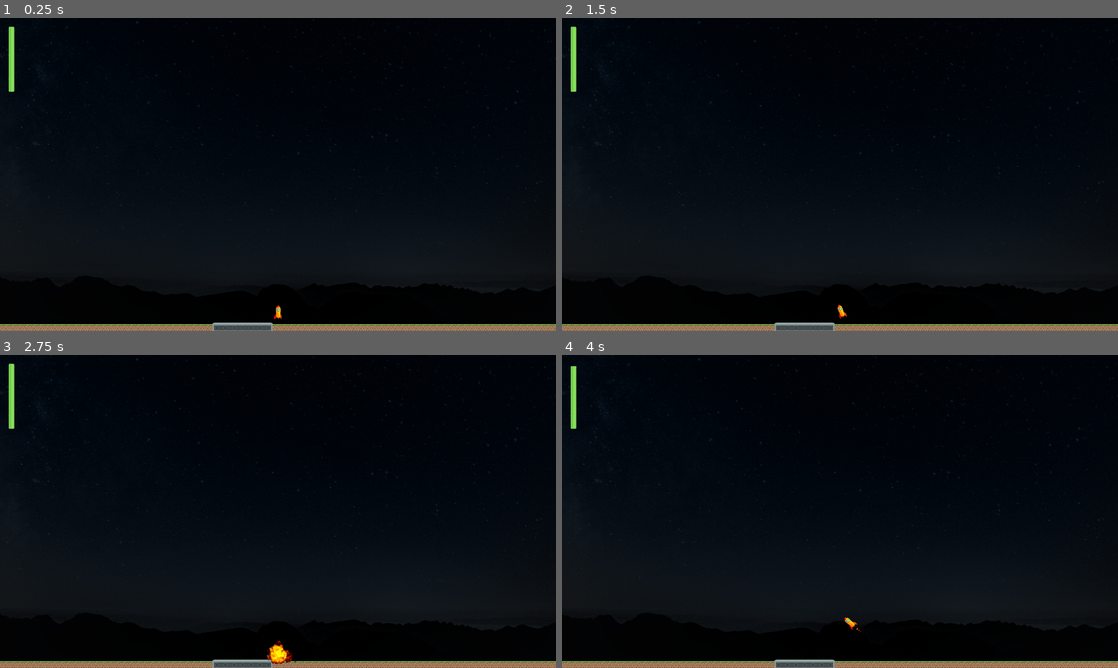
Above: before the commit, frames 1-4 (two rows, left to right).
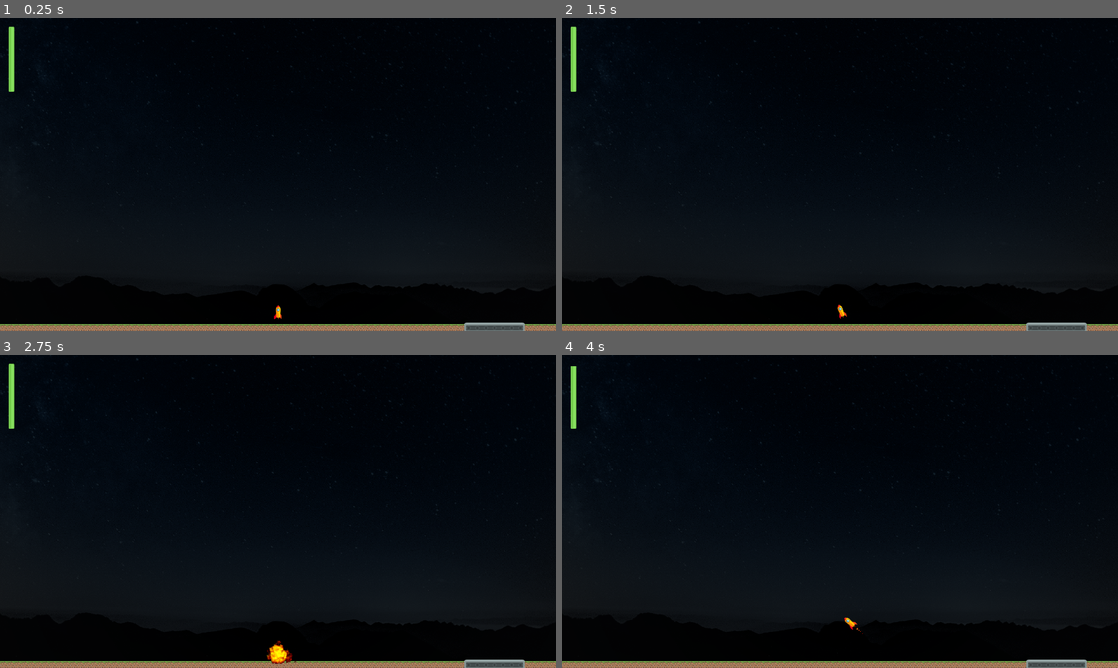
Above: after the commit, the same moments.

Repository: fatnic/shipshoot
Game: Godot game, scene res://scenes/Main.tscn
Same seed, same stepped clock (60 frames per second), same inputs: the game is played once before the commit and once after it.
Inputs:
- Up to frame 1 (0.25 s): no input
- Up to frame 2 (1.5 s): tap Enter at 0.5 s; hold Right (ui_right) 0.53-1.28 s; hold Space (fire) 0.53-1.28 s; hold Left (ui_left) from 1.28 s (still down); tap Space (fire) at 1.35 s
- Up to frame 3 (2.75 s): release Left (ui_left) at 2.03 s; hold Right (ui_right) from 2.03 s (still down); hold Space (fire) from 2.03 s (still down)
- Up to frame 4 (4 s): release Right (ui_right) at 2.78 s; release Space (fire) at 2.78 s; hold Up (ui_up) 2.78-3.53 s; tap Space (fire) at 2.85, 3.5 s; hold Left (ui_left) from 3.53 s (still down); hold Space (fire) from 3.53 s (still down)

The runs differ from the first frame. In frame 1, 0.6% of the frame differs, in the area x 38-95%, y 97-100%; in frame 2, 0.6%; in frame 3, 0.6%; in frame 4, 0.6%.

Commit message:
refuel amount added

Diff:
--- a/scenes/Main.tscn
+++ b/scenes/Main.tscn
@@ -11,7 +11,7 @@
 custom_solver_bias = 0.0
 extents = Vector2( 680.263, 8 )
 
-[node name="Main" type="Node2D"]
+[node name="Main" type="Node2D" index="0"]
 
 script = ExtResource( 1 )
 
@@ -78,7 +78,7 @@
 
 [node name="RefuelPlatform" parent="." index="3" instance=ExtResource( 4 )]
 
-position = Vector2( 558.257, 710.915 )
+position = Vector2( 1138.26, 710.915 )
 _sections_unfolded = [ "Visibility", "Z Index" ]
 
 [node name="HUD" parent="." index="4" instance=ExtResource( 5 )]
--- a/scenes/entities/RefuelPlatform.gd
+++ b/scenes/entities/RefuelPlatform.gd
@@ -1,7 +1,9 @@
 extends Node2D
 
+export (int) var refuel_rate = 10
+
 func _on_Area2D_body_entered(body):
-	if body.has_method("set_refuel_rate"): body.call("set_refuel_rate", 10)
+	if body.has_method("set_refuel_rate"): body.call("set_refuel_rate", refuel_rate)
 
 func _on_Area2D_body_exited(body):
 	if body.has_method("set_refuel_rate"): body.call("set_refuel_rate", null)
--- a/scenes/entities/RefuelPlatform.tscn
+++ b/scenes/entities/RefuelPlatform.tscn
@@ -8,9 +8,10 @@
 custom_solver_bias = 0.0
 extents = Vector2( 69.3961, 10 )
 
-[node name="RefuelPlatform" type="Node2D" index="0"]
+[node name="RefuelPlatform" type="Node2D"]
 
 script = ExtResource( 1 )
+refuel_rate = 10
 
 [node name="Sprite" type="Sprite" parent="." index="0"]
 
